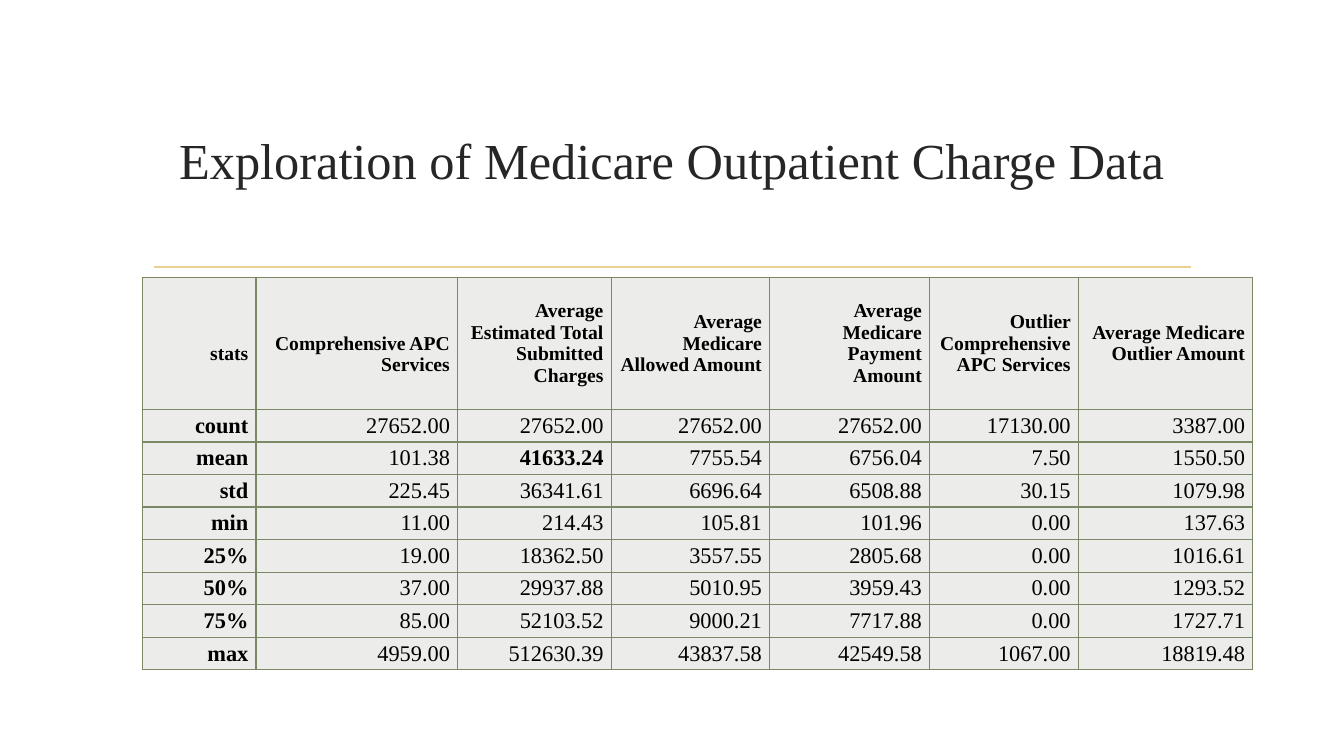
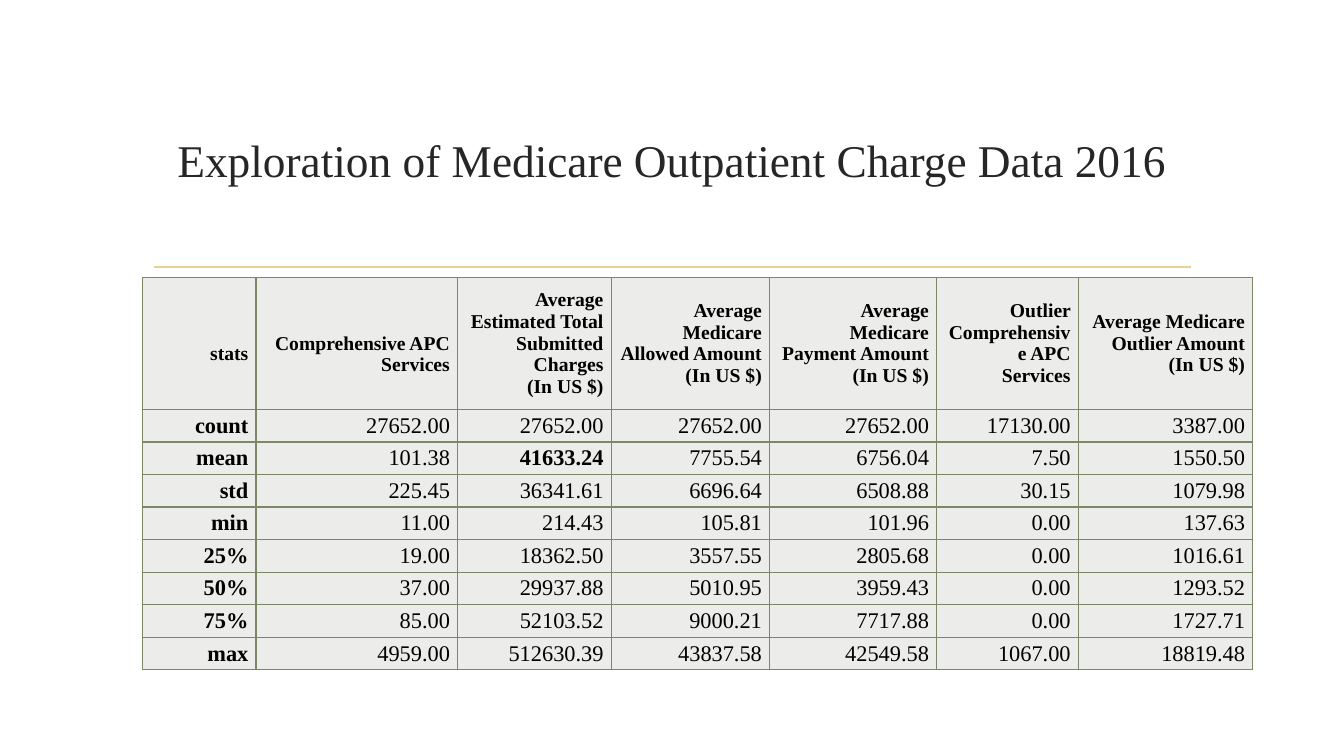
Before and after one commit to asidamo/Variations_In_Hospital_Charges_In_USA, a slide deck: slide 8 of Capstone Presentation.pptx. Drawn at 1344x756 pixels with LibreOffice and Linux fonts; fonts in the diff are those of the drawing; background and template pictures are left out. Boxes give left, top, right and bottom in pixels: in the first picture for what was removed or moved away, otherwise in the second. Text is boxed around its words. In the diff, an @@ line names an element or a change of style, - is before the commit and + after.

```diff
--- a/Capstone Presentation.pptx
+++ b/Capstone Presentation.pptx
@@ title at <box>177,145,1166,186</box>: text changed; size 36 to 32.4 pt @@
-Exploration of Medicare Outpatient Charge Data
+Exploration of Medicare Outpatient Charge Data 2016
@@ table at <box>143,277,1253,686</box> @@
-row 1: stats | Comprehensive APC Services | Average Estimated Total Submitted Charges | Average Medicare Allowed Amount | Average Medicare Payment Amount | Outlier Comprehensive APC Services | Average Medicare Outlier Amount
+row 1: stats | Comprehensive APC Services | Average Estimated Total Submitted Charges / (In US $) | Average Medicare Allowed Amount (In US $) | Average Medicare Payment Amount (In US $) | Outlier Comprehensive APC Services | Average Medicare Outlier Amount (In US $)
```
Also in this commit, not shown: 5 other slides changed, 1 other file.
